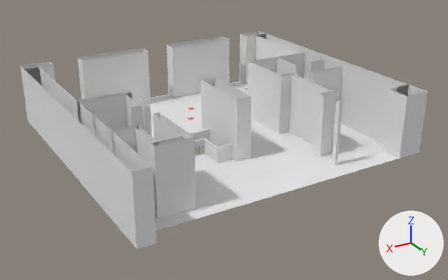
The Blender file asset-sources/room.blend: old version first, new version second.
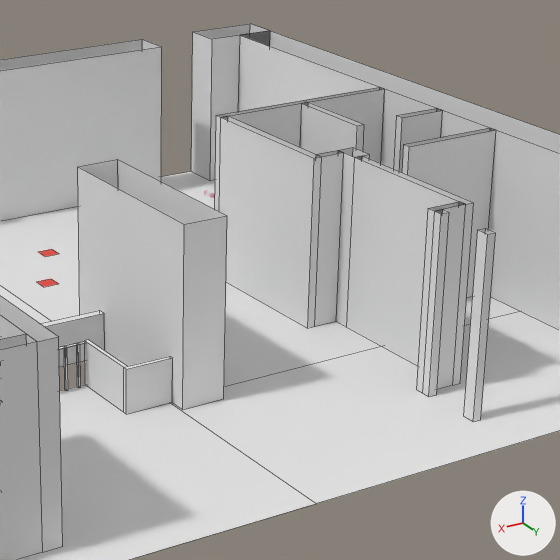
There are two pictures of each version: one whole from a 50 mm camera at (19.1, 31.0, 16.0) aimed at (-0.2, -1.2, -0.1), one close up on the part from 39% to 81% of the width and 8% to 76% of the height. Arrows for +X, +Y and +Z are at lower right; the lights stay in place. The close-ups show mesh edges as thin lines. Objects named as collision shapes, trigger or cutter boxes, shadow casters or lower levels of detail are left out.

The first close-up shows 'Floor', 'Walls'.
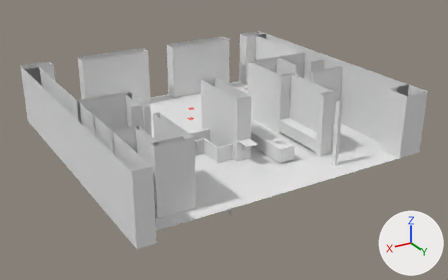
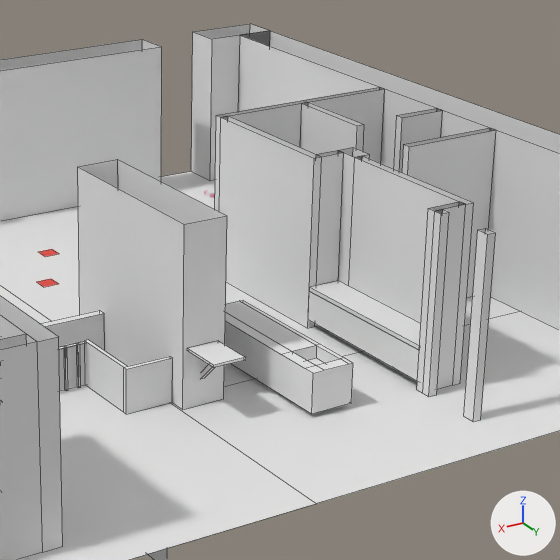
Location of each change, (x1, y1, x2, y2) in pixels of the close-ups (560 x 560 px; the box of a moved part takes in the faces that stretch with it):
part 1 of me_floor, added: after (148, 548, 167, 560)
part 2 of me_walls, added: after (187, 341, 246, 368)
part 3 of me_walls, added: after (225, 300, 353, 414)
part 4 of me_walls, moved or reshaped: before (45, 314, 105, 367); after (45, 314, 105, 391)
part 5 of me_walls, added: after (308, 280, 421, 381)
part 6 of me_walls, added: after (201, 365, 214, 378)

The change in detail:
me_floor has 16 vertices, 5 faces and spans x -9.3..10.0, y -11.0..7.0, z 0.0.
me_floor is used by ob_floor; location (0.0, 0.0, 0.0).
Verts and faces of me_floor; kept vertices keep their numbers, new ones are numbered from 16.
Before the commit, vertices of me_floor: 10 (1.1, -1.0, 0.0), 15 (1.1, 1.8, 0.0).
Part 1, on me_floor:
New vertex 16 is at (1.1, -1.0, -4.0).
New vertex 17 is at (1.1, 1.8, -4.0).
New faces: (10, 16, 17, 15).
me_walls is used by ob_walls; location (-9.0, -1.0, 0.0).
Verts and faces of me_walls; kept vertices keep their numbers, new ones are numbered from 293.
Before the commit, vertices of me_walls: 56 (13.1, -0.1, 0.0), 57 (10.0, -0.1, 0.0), 58 (13.1, 0.1, 0.0), 59 (10.0, 0.1, 0.0).
me_walls had 293 vertices, 163 faces, 1 loose edge and spanned x -0.5..19.0, y -10.0..9.0, z 0.0..4.0.
me_walls now has 347 vertices, 200 faces, 1 loose edge and spans x -0.5..19.0, y -10.0..9.0, z -4.0..4.0.
me_walls part 2: a new loose piece, a box spanning x 9.155..9.906, y 3.3..4.287, z 1.284..1.344, in mat_wall (white #e7e7e7).
me_walls part 3: a new loose piece of 24 vertices spanning x 7.0..8.0, y 1.0..5.0, z 0.1..1.0, in mat_wall (white #e7e7e7).
Part 4, on me_walls:
Vertices 56 to 59 move by (0.0, 0.0, -4.0).
Part 5, on me_walls:
New vertex 293 is at (5.3, 1.1, 1.0), pixel (309, 286).
New vertex 294 is at (4.5, 1.1, 1.0), pixel (338, 280).
New vertex 295 is at (5.3, 1.1, 0.9), pixel (309, 291).
New vertex 296 is at (5.0, 1.1, 0.0), pixel (318, 325).
New vertex 297 is at (5.3, 1.1, 0.2), pixel (308, 319).
New vertex 298 is at (5.0, 1.1, 0.9).
New vertex 299 is at (5.3, 1.1, 0.9), pixel (309, 291).
New vertices 300 to 306 stand at vertices 293 to 299, in that order, plus (0.0, 3.9, 0.0).
New faces: (293, 300, 301, 294), (293, 295, 302, 300), (296, 298, 305, 303), (303, 305, 306, 304), (297, 304, 306, 299), (296, 297, 299, 298).
New faces: (296, 303, 304, 297), (298, 299, 306, 305).
Part 6, on me_walls:
New vertex 307 is at (9.5, 3.2, 0.6).
New vertex 308 is at (9.5, 3.3, 0.6), pixel (204, 378).
New vertex 309 is at (9.5, 3.9, 1.3).
New vertex 310 is at (9.5, 4.0, 1.3).
New vertices 311 to 314 stand at vertices 307 to 310, in that order, plus (0.1, 0.0, 0.0).
New faces: (307, 309, 310, 308), (308, 310, 314, 312), (311, 312, 314, 313), (307, 311, 313, 309), (307, 308, 312, 311), (309, 313, 314, 310).
